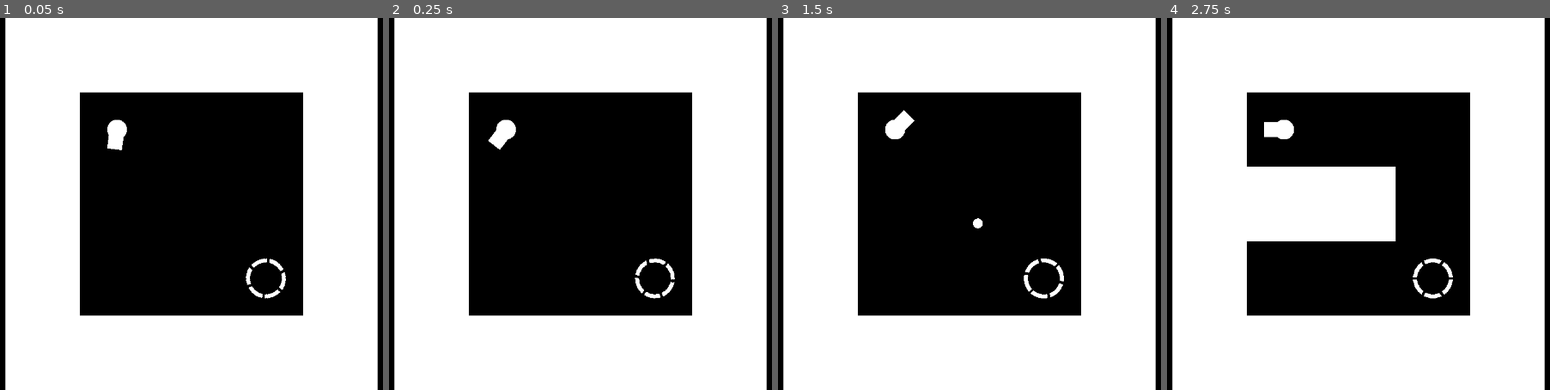
Above: before the commit, frames 1-4 (left to right).
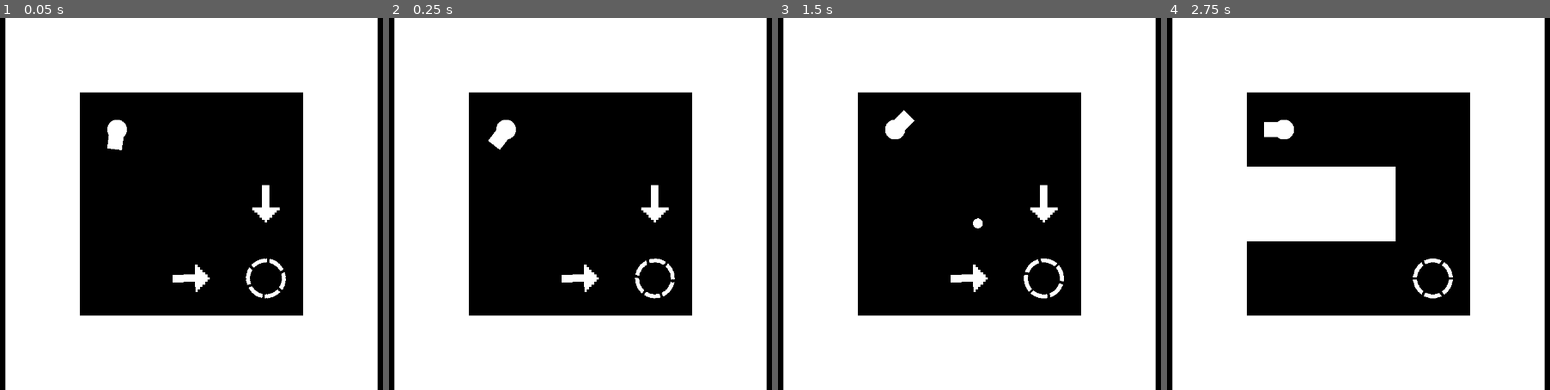
Above: after the commit, the same moments.

Repository: Christmas-Missionary/one_button_2024
Game: Godot game, scene res://src/main.tscn
The game is run twice, just before and just after one commit, with the same random seed, the same clock (stepped at 60 frames per second) and the same inputs. Sound files missing from this copy of the repository are replaced by a short silence.
Inputs:
- Up to frame 1 (0.05 s): no input
- Up to frame 2 (0.25 s): no input
- Up to frame 3 (1.5 s): tap Enter at 0.5 s; hold Space (OneButton) 0.53-1.28 s; tap Space (OneButton) at 1.35 s
- Up to frame 4 (2.75 s): hold Space (OneButton) from 2.03 s (still down)

The runs differ from the first frame. In frame 1, 0.6% of the frame differs, in the area x 45-74%, y 44-74%; in frame 2, 0.6%; in frame 3, 0.6%; in frame 4, nothing differs.

Commit message:
Added arrow on first level

Diff:
--- a/src/main.tscn
+++ b/src/main.tscn
@@ -6,6 +6,7 @@
 [ext_resource type="PackedScene" uid="uid://bc1ucrs01aewx" path="res://src/target.tscn" id="3_sv1xn"]
 [ext_resource type="Script" path="res://src/camera.gd" id="4_lbohn"]
 [ext_resource type="AudioStream" uid="uid://davbspjg0eoq8" path="res://assets/sfx/lv_complete_1.wav" id="6_8e3j0"]
+[ext_resource type="Texture2D" uid="uid://duywj6hnpoc0h" path="res://assets/images/arrow.png" id="6_77y7e"]
 [ext_resource type="Script" path="res://src/lv_animation.gd" id="6_a8la6"]
 [ext_resource type="AudioStream" uid="uid://cokywda6jm6ry" path="res://assets/sfx/lv_complete_2.wav" id="7_7gh7y"]
 [ext_resource type="AudioStream" uid="uid://chqxj5jfdg5hu" path="res://assets/sfx/lv_complete_3.wav" id="8_4m3x3"]
@@ -69,9 +70,11 @@
 metadata/_edit_lock_ = true
 
 [node name="BulletPool" type="Node2D" parent="."]
+metadata/_edit_lock_ = true
 
 [node name="Player" parent="." instance=ExtResource("1_qd62x")]
 position = Vector2(15, 15)
+metadata/_edit_lock_ = true
 
 [node name="Maze" type="TileMapLayer" parent="."]
 tile_set = SubResource("TileSet_rr2sg")
@@ -80,9 +83,20 @@
 
 [node name="Camera" type="Camera2D" parent="."]
 script = ExtResource("4_lbohn")
+metadata/_edit_lock_ = true
 
 [node name="Target" parent="." instance=ExtResource("3_sv1xn")]
 position = Vector2(75, 75)
+
+[node name="Arrows" type="Sprite2D" parent="."]
+visible = false
+position = Vector2(75, 45)
+texture = ExtResource("6_77y7e")
+
+[node name="OtherArrow" type="Sprite2D" parent="Arrows"]
+position = Vector2(-30, 30)
+rotation = -1.5708
+texture = ExtResource("6_77y7e")
 
 [node name="LVAnimation" type="ColorRect" parent="."]
 process_mode = 3
@@ -92,6 +106,7 @@
 offset_bottom = 1970.0
 color = Color(0, 0, 0, 0)
 script = ExtResource("6_a8la6")
+metadata/_edit_lock_ = true
 
 [node name="Audio" type="AudioStreamPlayer" parent="LVAnimation"]
 stream = SubResource("AudioStreamRandomizer_b1ntb")
--- a/src/maze_gen.gd
+++ b/src/maze_gen.gd
@@ -26,6 +26,7 @@
 
 	($/root/Main/Target as Node2D).position = Vector2i(30, 30) * (Vector2i(x_dim, y_dim) - Vector2i.ONE) + Vector2i(15, 15)
 
+	($/root/Main/Arrows as CanvasItem).set_visible(level == 1)
 	if (level == 1):
 		return
 
Not shown: 1 places in src/main.tscn that only renumber resources
